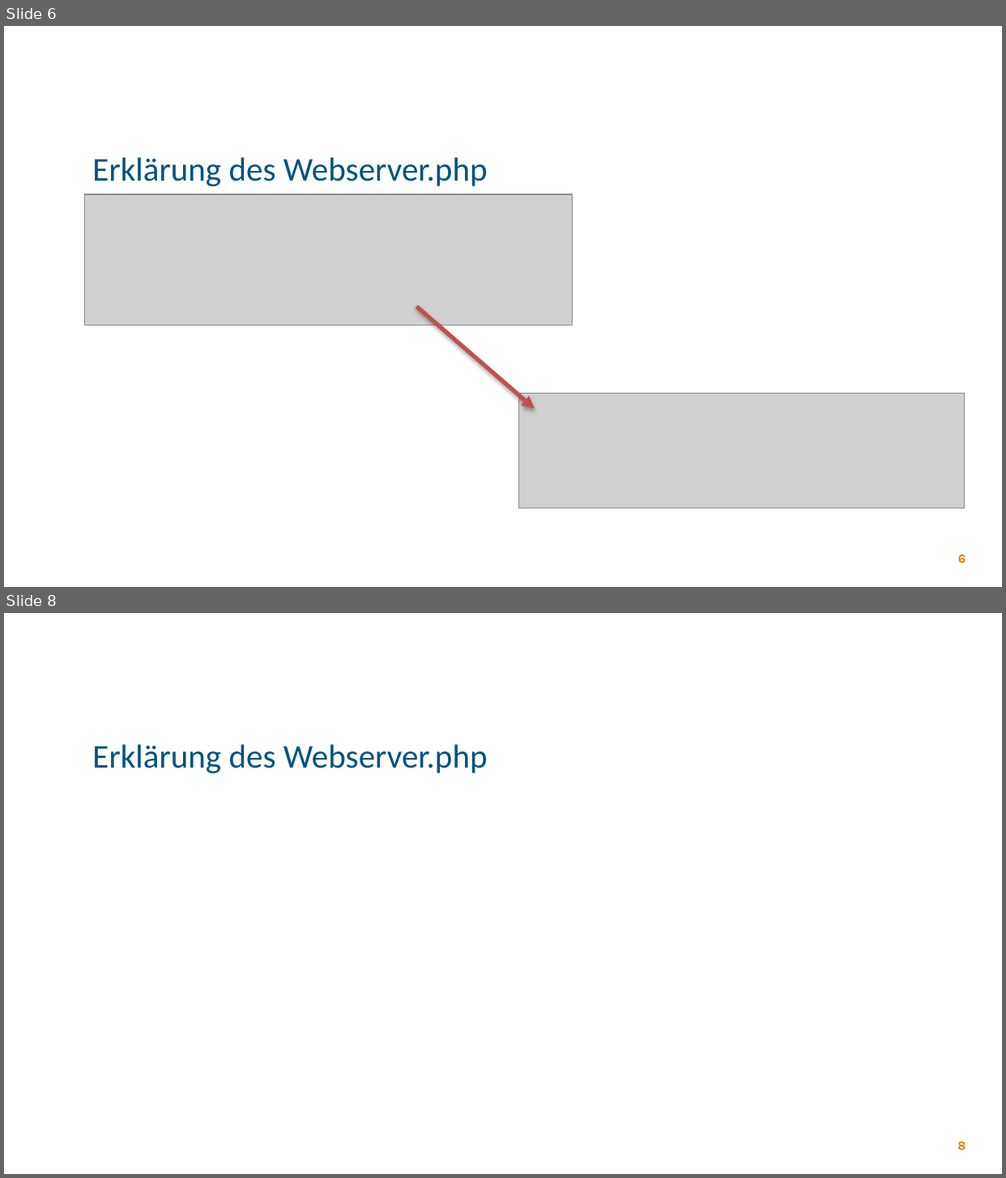
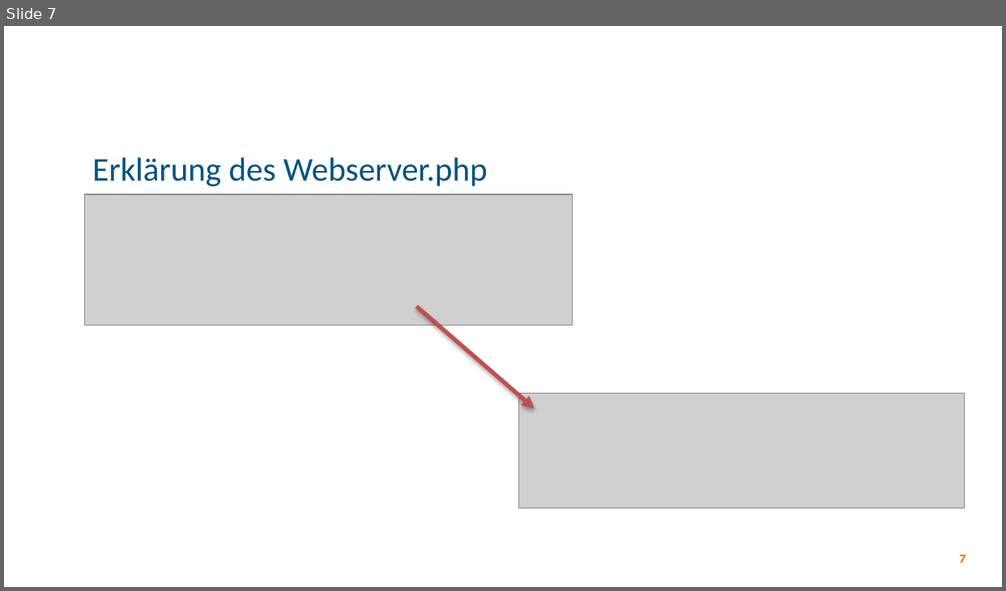
Before and after one commit to jonlanda/PHP-Kurs, a slide deck: 4_Formulare/1/Formular Grundlagen.pptx. Shown one above the other, each under a label of ours: slides 6 and 8 before the commit, slide 7 after it; the slides between them are not shown. The pictures are 1006x1178 and 1006x591 pixels, drawn with LibreOffice and Linux fonts; fonts in the diff are those of the drawing; grey boxes stand for pictures; background and template pictures are left out. Boxes give left, top, right and bottom in pixels: in the first picture for what was removed or moved away, otherwise in the second. Text is boxed around its words. In the diff, an @@ line names an element or a change of style, - is before the commit and + after.

```diff
--- a/4_Formulare/1/Formular Grundlagen.pptx
+++ b/4_Formulare/1/Formular Grundlagen.pptx
@@ slide 8 removed at <box>4,613,1002,1174</box>, background #FFFFFF @@
@@ title removed at <box>92,744,488,773</box> @@
-Erklärung des Webserver.php
@@ page number removed at <box>957,1141,965,1151</box> @@
-8
@@ what was slide 6 is now slide 7 @@
@@ page number at <box>960,555,966,563</box>: text changed @@
-6
+7
```
Also in this commit, not shown: 1 slide changed, 4 slides added, 1 other slide removed.
